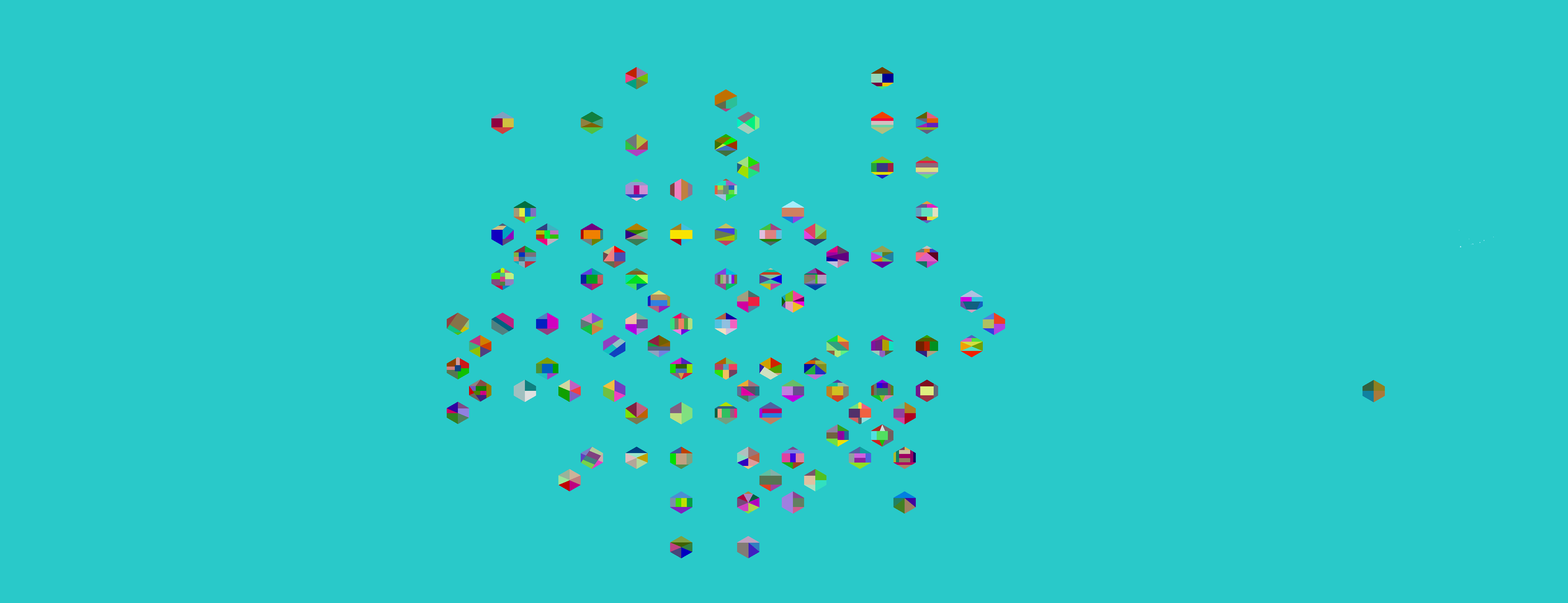
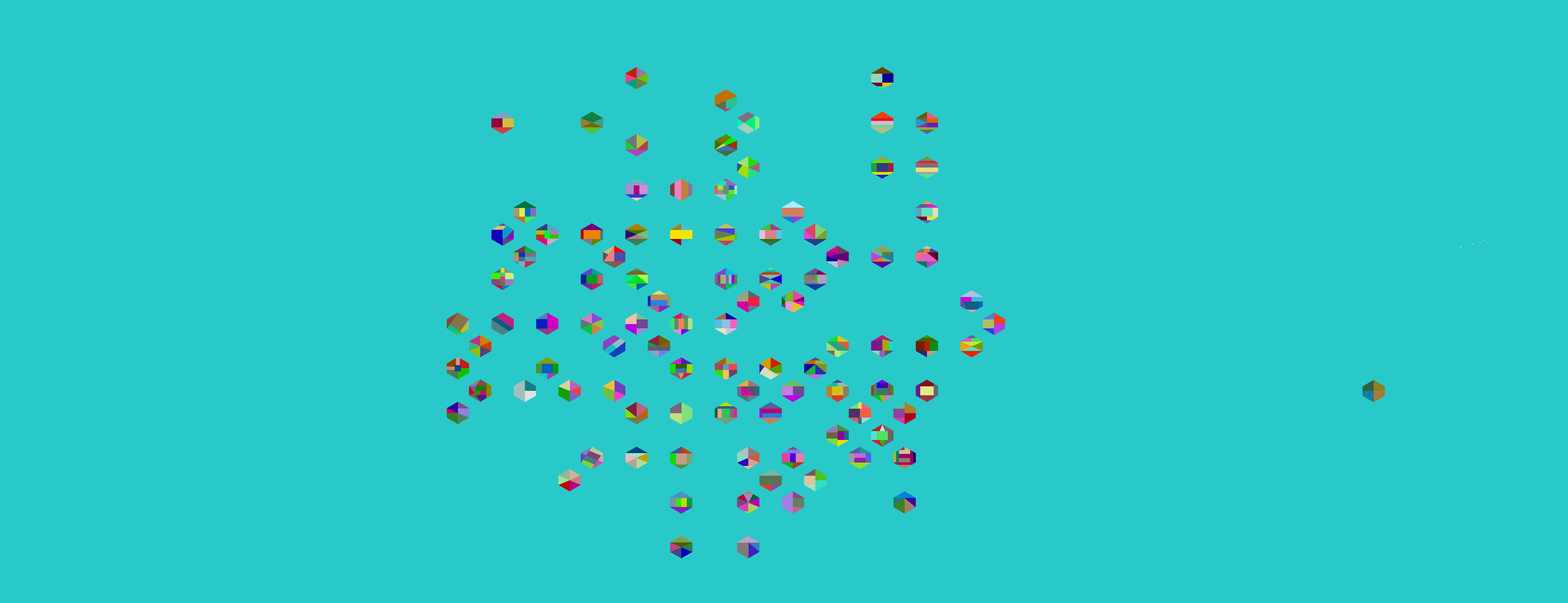
The second 1568 × 603 image is a revision of the first. Changes to its layers:
painted on "Provinces" over [815, 268, 819, 275]